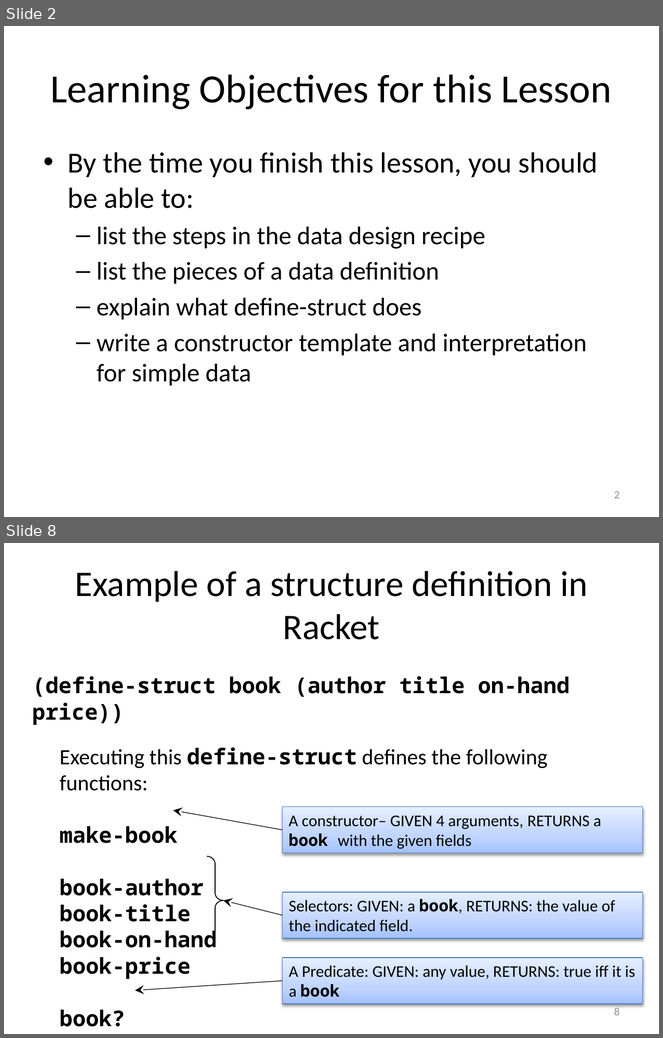
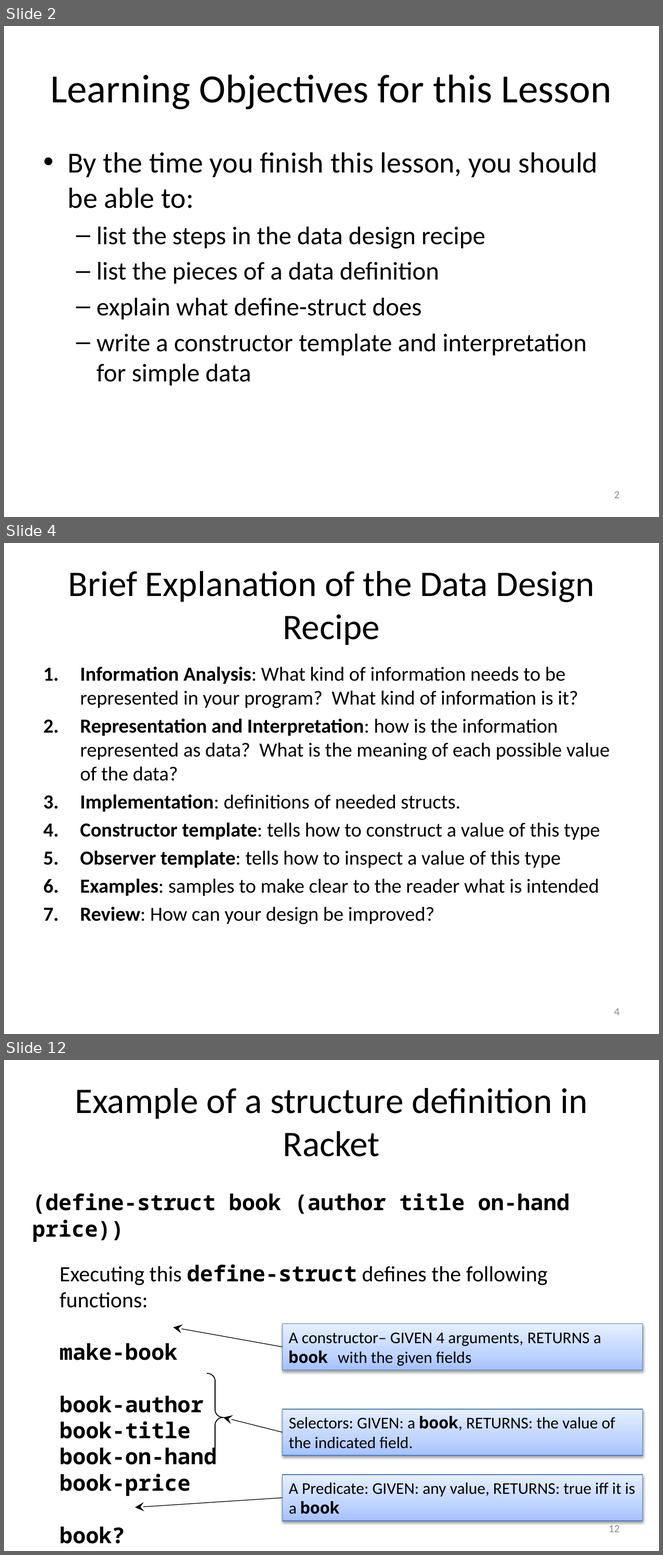
Before and after one commit to mwand/cs5010f17, a slide deck: Slides/Lesson 1.3 The Data Design Recipe.pptx. Shown one above the other, each under a label of ours: slides 2 and 8 before the commit, slides 2, 4 and 12 after it; the slides between them are not shown. The pictures are 663x1038 and 663x1555 pixels, drawn with LibreOffice and Linux fonts; fonts in the diff are those of the drawing. Boxes give left, top, right and bottom in pixels: in the first picture for what was removed or moved away, otherwise in the second. Text is boxed around its words. In the diff, an @@ line names an element or a change of style, - is before the commit and + after.

```diff
--- a/Slides/Lesson 1.3 The Data Design Recipe.pptx
+++ b/Slides/Lesson 1.3 The Data Design Recipe.pptx
@@ slide 4 added at (4,543,659,1034), background #FFFFFF @@
@@ title added at (37,563,626,644), fill #FFFFFF, outline #4F81BD 2 pt, 39.6 pt, text #000000 @@
+Brief Explanation of the Data Design Recipe
@@ text added at (80,667,610,925), 22 pt, text #000000 @@
+1. Information Analysis: What kind of information needs to be represented in your program? What kind of information is it?
+2. Representation and Interpretation: how is the information represented as data? What is the meaning of each possible value of the data?
+3. Implementation: definitions of needed structs.
+4. Constructor template: tells how to construct a value of this type
+5. Observer template: tells how to inspect a value of this type
+6. Examples: samples to make clear to the reader what is intended
+7. Review: How can your design be improved?
@@ page number added at (614,1008,620,1016), 12 pt, text #8C8C8C @@
+4
@@ what was slide 8 is now slide 12 @@
@@ page number at (609,1523,620,1533): text changed @@
-8
+12
```
Also in this commit, not shown: 9 slides changed, 16 other slides added, 10 slides removed, 10 other files.
